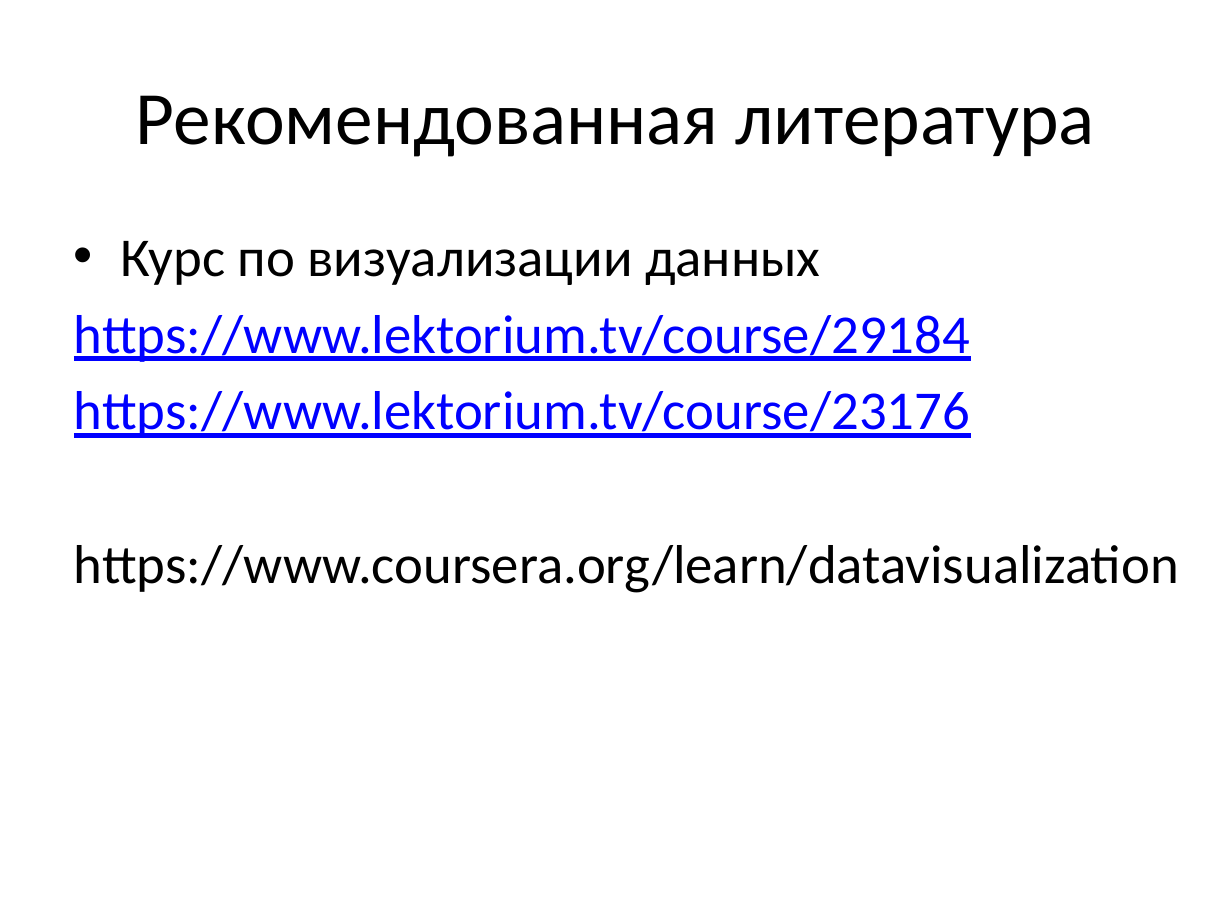
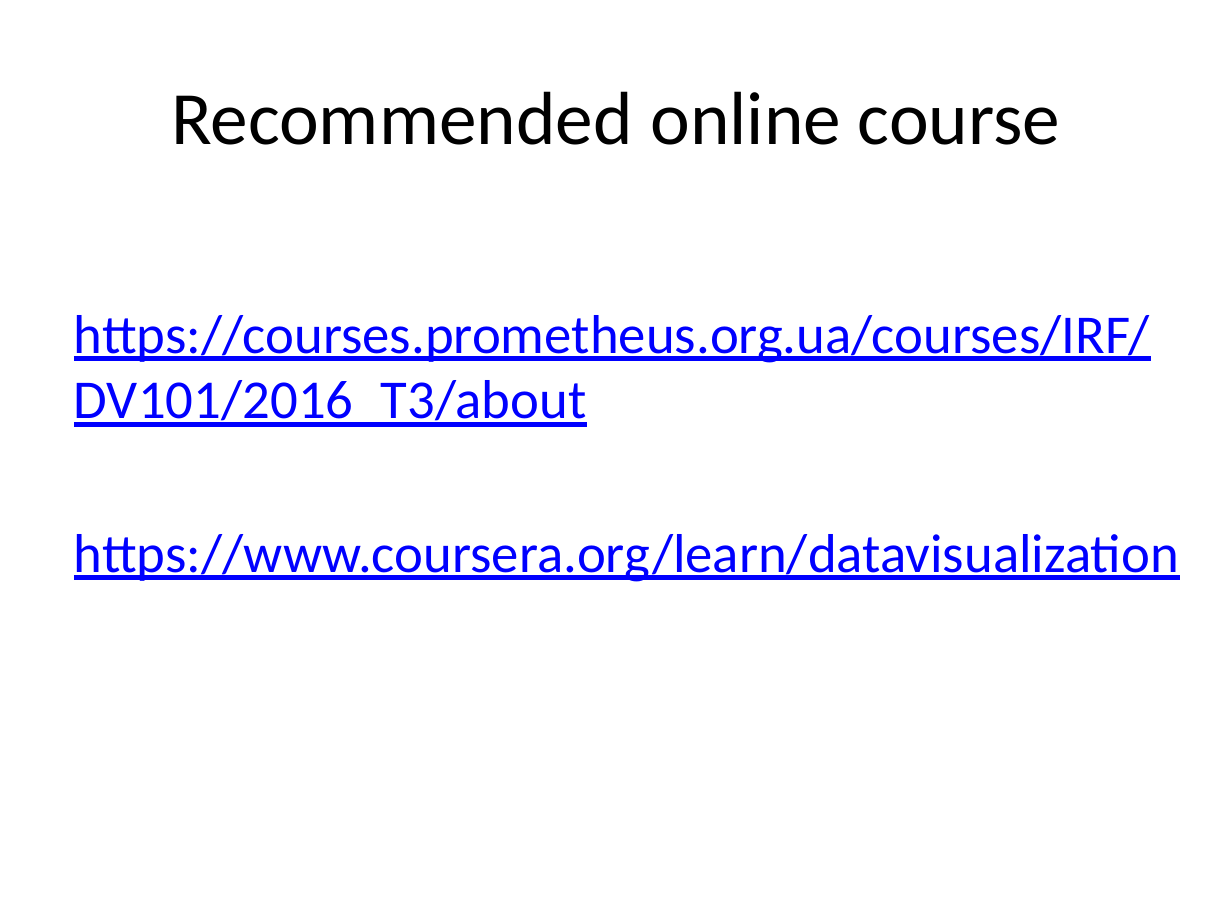
Before and after one commit to a-vodka/dv, a slide deck: slide 4 of dv-lec1-intro.pptx (slide 5 before the commit). Drawn at 1232x924 pixels with LibreOffice and Linux fonts; fonts in the diff are those of the drawing; background and template pictures are left out. Boxes give left, top, right and bottom in pixels: in the first picture for what was removed or moved away, otherwise in the second. Text is boxed around its words. In the diff, an @@ line names an element or a change of style, - is before the commit and + after.

```diff
--- a/dv-lec1-intro.pptx
+++ b/dv-lec1-intro.pptx
@@ title at box(171, 91, 1060, 145): text changed @@
-Рекомендованная литература
+Recommended online course
@@ text at box(74, 315, 1150, 427): text changed @@
-• Курс по визуализации данных
-https://www.lektorium.tv/course/29184
-https://www.lektorium.tv/course/23176
+https://courses.prometheus.org.ua/courses/IRF/DV101/2016_T3/about
@@ text at box(74, 534, 1179, 582): text colour #000000 to #0000FF, underline on in "https://www.coursera.org/learn/datavisualization" @@
```
Also in this commit, not shown: 28 other slides changed, 5 slides added, 5 slides removed, 9 other files.
